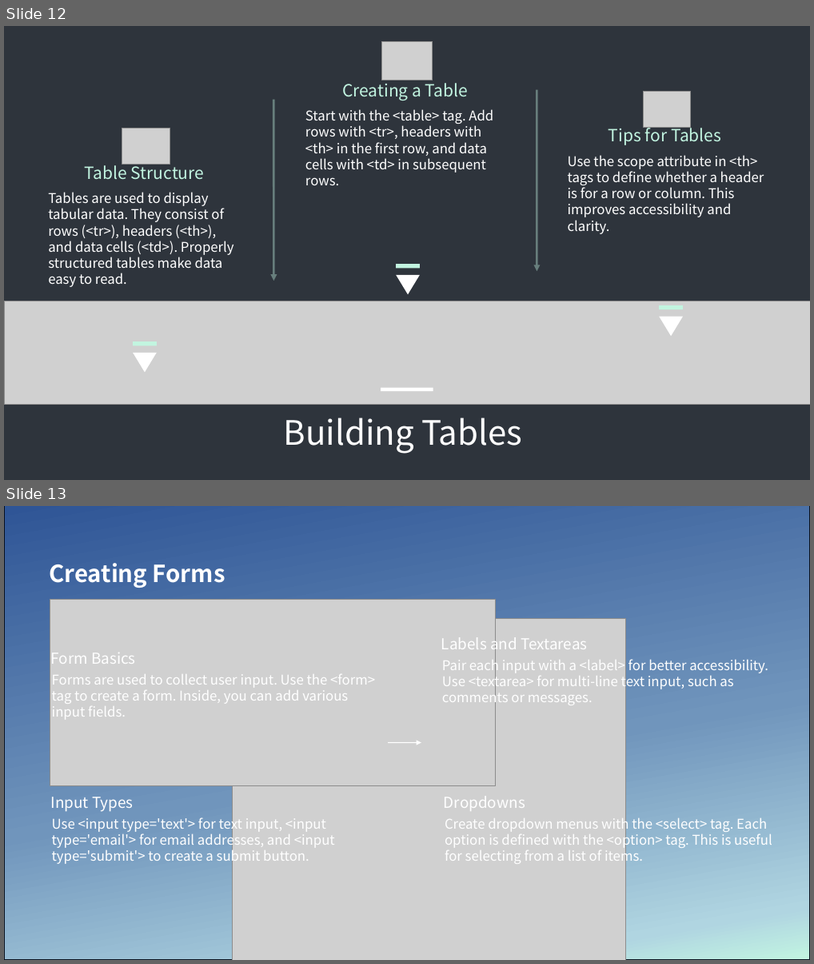
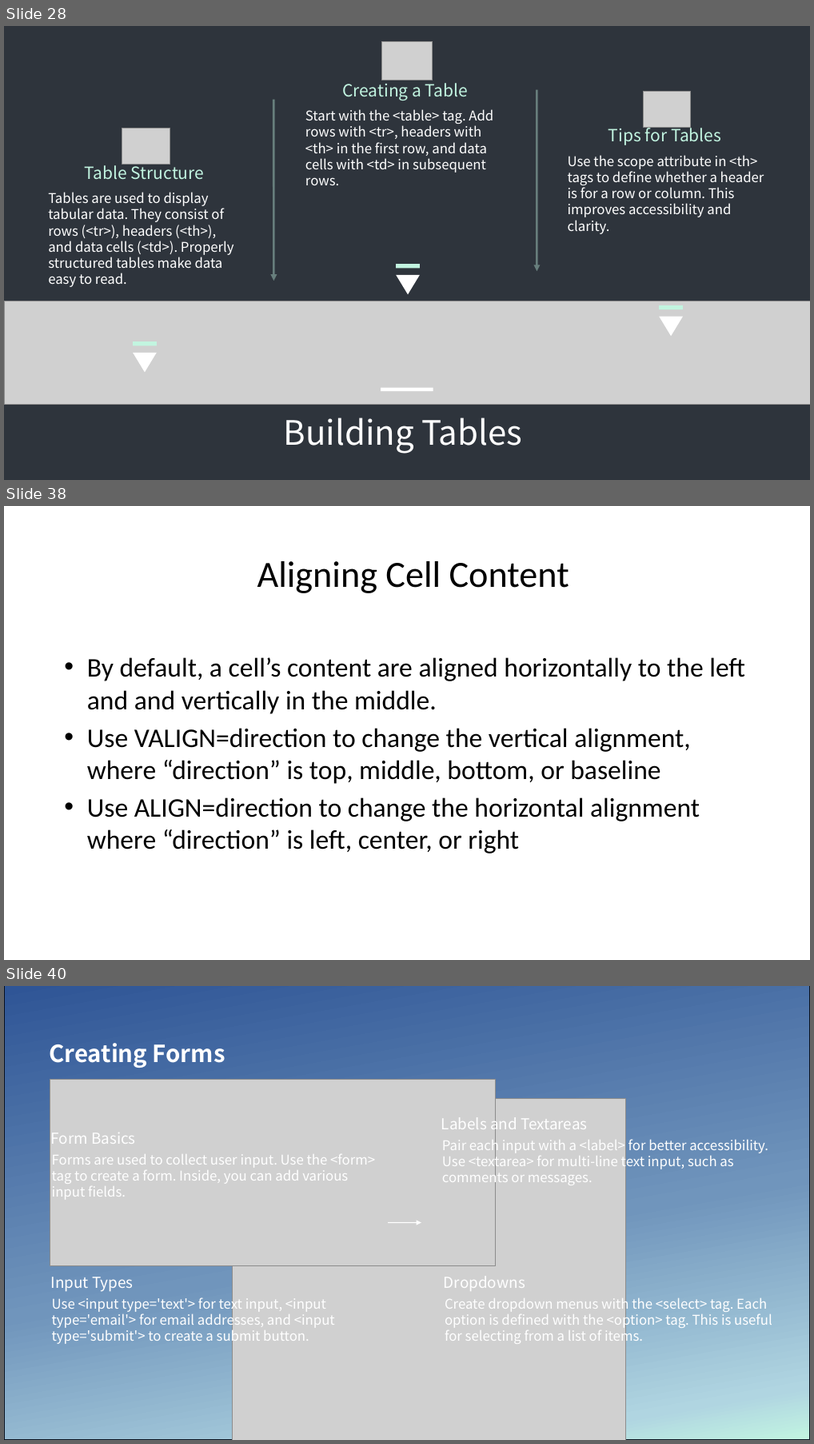
Before and after one commit to seanwhs/HTML-Crash-Course, a slide deck: HTML Crash Course – 1 Day.pptx. Shown one above the other, each under a label of ours: slides 12 and 13 before the commit, slides 28, 38 and 40 after it; the slides between them are not shown. The pictures are 814x964 and 814x1444 pixels, drawn with LibreOffice and Linux fonts; fonts in the diff are those of the drawing; grey boxes stand for pictures; background and template pictures are left out; a plain dark background stands for a picture behind light text. Boxes give left, top, right and bottom in pixels: in the first picture for what was removed or moved away, otherwise in the second. Text is boxed around its words. In the diff, an @@ line names an element or a change of style, - is before the commit and + after.

```diff
--- a/HTML Crash Course – 1 Day.pptx
+++ b/HTML Crash Course – 1 Day.pptx
@@ slide 38 added at box(4, 506, 810, 960), background #FFFFFF @@
@@ text added at box(258, 561, 570, 593), 44 pt, text #000000 @@
+Aligning Cell Content
@@ text added at box(87, 657, 746, 853), 32 pt, text #000000 @@
+• By default, a cell’s content are aligned horizontally to the left and and vertically in the middle.
+• Use VALIGN=direction to change the vertical alignment, where “direction” is top, middle, bottom, or baseline
+• Use ALIGN=direction to change the horizontal alignment where “direction” is left, center, or right
@@ what was slide 12 is now slide 28 @@
@@ what was slide 13 is now slide 40 @@
```
Also in this commit, not shown: 1 slide changed, 44 other slides added.
